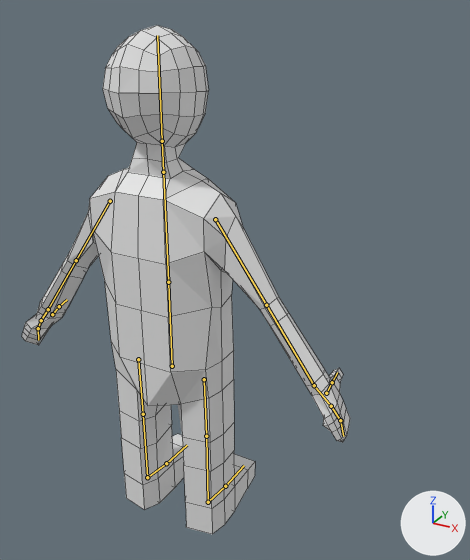
The Blender file models/heroes/omi.blend, before and after one commit.
The view is the same before and after, from a camera (50 mm lens) standing at (3.44, -5.42, 5.45) and looking at (0.49, -0.07, 2.77). The axes (+X, +Y, +Z) are drawn at lower right. The lights are the same throughout. The bones that bend it are drawn over the model as lines. Mesh edges are drawn as thin lines.
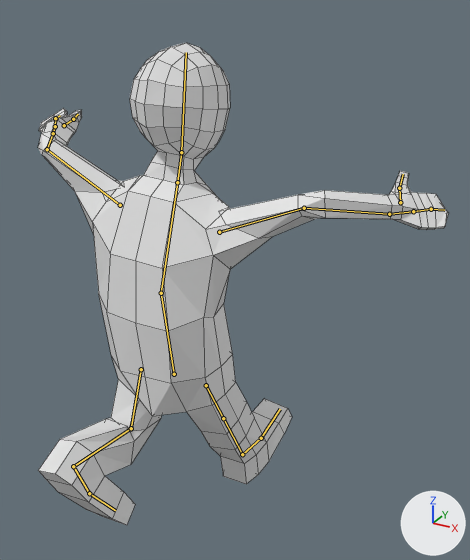
The newer file adds an action. The first version stands in its rest pose; the second is drawn at frame 10 of the action 'jumpDown'.

Scene script edits in JSON lines:
```json
{"block": "bone_torso", "where": "bone_torso = bpy.data.objects['Armature'].pose.bones['torso']"}
{"op": "set", "path": "bone_torso.location", "old": "(0.0, 0.0, 0.0)", "new": "(0.0, -0.11, -0.02)"}
{"op": "set", "path": "bone_torso.rotation_quaternion", "old": "(1.0, 0.0, 0.0, 0.0)", "new": "(0.999, 0.039, 0.007, 0.03)", "note": "degrees (0, 0, 0) -> degrees (4, 1, 3)"}
{"block": "bone_chest", "where": "bone_chest = bpy.data.objects['Armature'].pose.bones['chest']  # child of 'torso'"}
{"op": "set", "path": "bone_chest.rotation_quaternion", "old": "(1.0, 0.0, 0.0, 0.0)", "new": "(0.993, -0.114, -0.022, -0.03)", "note": "degrees (0, 0, 0) -> degrees (-13, -3, -3)"}
{"block": "bone_head", "where": "bone_head = bpy.data.objects['Armature'].pose.bones['head']  # child of 'neck'"}
{"op": "set", "path": "bone_head.rotation_quaternion", "old": "(1.0, 0.0, 0.0, 0.0)", "new": "(0.996, 0.089, 0.0, 0.0)", "note": "degrees (0, 0, 0) -> degrees (10, 0, 0)"}
{"block": "bone_upper_arm_l", "where": "bone_upper_arm_l = bpy.data.objects['Armature'].pose.bones['upper_arm.L']  # child of 'chest'"}
{"op": "set", "path": "bone_upper_arm_l.rotation_quaternion", "old": "(1.0, 0.0, 0.0, 0.0)", "new": "(0.713, 0.321, -0.191, 0.594)", "note": "degrees (0, 0, 0) -> degrees (18, -41, 73)"}
{"block": "bone_lower_arm_l", "where": "bone_lower_arm_l = bpy.data.objects['Armature'].pose.bones['lower_arm.L']  # child of 'upper_arm.L'"}
{"op": "set", "path": "bone_lower_arm_l.rotation_quaternion", "old": "(1.0, 0.0, 0.0, 0.0)", "new": "(0.749, 0.08, -0.316, -0.577)", "note": "degrees (0, 0, 0) -> degrees (32, -22, -82)"}
{"block": "bone_hand_2_l", "where": "bone_hand_2_l = bpy.data.objects['Armature'].pose.bones['hand_2.L']  # child of 'hand_1.L'"}
{"op": "set", "path": "bone_hand_2_l.rotation_quaternion", "old": "(1.0, 0.0, 0.0, 0.0)", "new": "(0.985, 0.136, -0.027, 0.105)", "note": "degrees (0, 0, 0) -> degrees (15, -5, 12)"}
{"block": "bone_thumb_1_l", "where": "bone_thumb_1_l = bpy.data.objects['Armature'].pose.bones['thumb_1.L']  # child of 'hand_1.L'"}
{"op": "set", "path": "bone_thumb_1_l.rotation_quaternion", "old": "(1.0, 0.0, 0.0, 0.0)", "new": "(0.888, -0.369, 0.275, -0.007)", "note": "degrees (0, 0, 0) -> degrees (-49, 29, -14)"}
{"block": "bone_thumb_2_l", "where": "bone_thumb_2_l = bpy.data.objects['Armature'].pose.bones['thumb_2.L']  # child of 'thumb_1.L'"}
{"op": "set", "path": "bone_thumb_2_l.rotation_quaternion", "old": "(1.0, 0.0, 0.0, 0.0)", "new": "(0.958, -0.275, -0.028, 0.071)", "note": "degrees (0, 0, 0) -> degrees (-32, -1, 9)"}
{"block": "bone_upper_arm_r", "where": "bone_upper_arm_r = bpy.data.objects['Armature'].pose.bones['upper_arm.R']  # child of 'chest'"}
{"op": "set", "path": "bone_upper_arm_r.rotation_quaternion", "old": "(1.0, 0.0, 0.0, 0.0)", "new": "(0.747, 0.447, 0.151, -0.468)", "note": "degrees (0, 0, 0) -> degrees (44, 40, -47)"}
{"block": "bone_lower_arm_r", "where": "bone_lower_arm_r = bpy.data.objects['Armature'].pose.bones['lower_arm.R']  # child of 'upper_arm.R'"}
{"op": "set", "path": "bone_lower_arm_r.rotation_quaternion", "old": "(1.0, 0.0, 0.0, 0.0)", "new": "(0.793, -0.052, 0.365, 0.485)", "note": "degrees (0, 0, 0) -> degrees (20, 39, 70)"}
{"block": "bone_hand_2_r", "where": "bone_hand_2_r = bpy.data.objects['Armature'].pose.bones['hand_2.R']  # child of 'hand_1.R'"}
{"op": "set", "path": "bone_hand_2_r.rotation_quaternion", "old": "(1.0, 0.0, 0.0, 0.0)", "new": "(0.99, 0.067, -0.012, -0.121)", "note": "degrees (0, 0, 0) -> degrees (8, 0, -14)"}
{"block": "bone_thumb_1_r", "where": "bone_thumb_1_r = bpy.data.objects['Armature'].pose.bones['thumb_1.R']  # child of 'hand_1.R'"}
{"op": "set", "path": "bone_thumb_1_r.rotation_quaternion", "old": "(1.0, 0.0, 0.0, 0.0)", "new": "(0.956, -0.162, -0.246, 0.002)", "note": "degrees (0, 0, 0) -> degrees (-21, -28, 5)"}
{"block": "bone_thumb_2_r", "where": "bone_thumb_2_r = bpy.data.objects['Armature'].pose.bones['thumb_2.R']  # child of 'thumb_1.R'"}
{"op": "set", "path": "bone_thumb_2_r.rotation_quaternion", "old": "(1.0, 0.0, 0.0, 0.0)", "new": "(0.989, -0.077, 0.089, -0.095)", "note": "degrees (0, 0, 0) -> degrees (-10, 9, -12)"}
{"block": "bone_leg_control_l", "where": "bone_leg_control_l = bpy.data.objects['Armature'].pose.bones['leg_control.L']"}
{"op": "set", "path": "bone_leg_control_l.location", "old": "(0.0, 0.0, 0.0)", "new": "(-0.13, -1.12, 1.22)"}
{"op": "set", "path": "bone_leg_control_l.rotation_quaternion", "old": "(1.0, 0.0, 0.0, 0.0)", "new": "(0.838, -0.535, -0.064, -0.091)", "note": "degrees (0, 0, 0) -> degrees (-65, -12, -5)"}
{"block": "bone_toes_control_l", "where": "bone_toes_control_l = bpy.data.objects['Armature'].pose.bones['toes_control.L']  # child of 'leg_control.L'"}
{"op": "set", "path": "bone_toes_control_l.rotation_quaternion", "old": "(1.0, 0.0, 0.0, 0.0)", "new": "(0.994, 0.107, 0.003, -0.004)", "note": "degrees (0, 0, 0) -> degrees (12, 0, 0)"}
{"block": "bone_leg_control_r", "where": "bone_leg_control_r = bpy.data.objects['Armature'].pose.bones['leg_control.R']"}
{"op": "set", "path": "bone_leg_control_r.location", "old": "(0.0, 0.0, 0.0)", "new": "(-0.01, 0.86, 0.04)"}
{"op": "set", "path": "bone_leg_control_r.rotation_quaternion", "old": "(1.0, 0.0, 0.0, 0.0)", "new": "(0.99, 0.124, 0.013, -0.063)", "note": "degrees (0, 0, 0) -> degrees (14, 2, -7)"}
{"block": "bone_toes_control_r", "where": "bone_toes_control_r = bpy.data.objects['Armature'].pose.bones['toes_control.R']  # child of 'leg_control.R'"}
{"op": "set", "path": "bone_toes_control_r.rotation_quaternion", "old": "(1.0, 0.0, 0.0, 0.0)", "new": "(0.991, 0.131, -0.029, -0.006)", "note": "degrees (0, 0, 0) -> degrees (15, -3, -1)"}
```

Location of each change, (x1, y1, x2, y2) in pixels of the pictures (470 x 560 px):
```json
{"object": "Cube", "change": "posed", "before": [22, 25, 350, 534], "after": [38, 43, 448, 525], "on screen": "25% wider"}
{"bone": "torso", "before": "(172, 366) to (168, 282)", "after": "(174, 374) to (161, 293)"}
{"bone": "chest", "before": "(168, 282) to (163, 172)", "after": "(161, 293) to (177, 182)"}
{"bone": "head", "before": "(162, 141) to (157, 35)", "after": "(181, 152) to (186, 52)"}
{"bone": "upper_arm.L", "before": "(110, 201) to (76, 260)", "after": "(120, 205) to (47, 149)"}
{"bone": "lower_arm.L", "before": "(76, 260) to (48, 309)", "after": "(47, 149) to (53, 133)"}
{"bone": "hand_2.L", "before": "(41, 320) to (38, 328)", "after": "(55, 126) to (55, 118)"}
{"bone": "thumb_1.L", "before": "(52, 314) to (59, 306)", "after": "(64, 125) to (73, 119)"}
{"bone": "thumb_2.L", "before": "(59, 306) to (67, 299)", "after": "(73, 119) to (78, 114)"}
{"bone": "upper_arm.R", "before": "(215, 219) to (266, 305)", "after": "(219, 232) to (304, 208)"}
{"bone": "lower_arm.R", "before": "(266, 305) to (314, 385)", "after": "(304, 208) to (389, 214)"}
{"bone": "hand_2.R", "before": "(331, 406) to (340, 420)", "after": "(413, 211) to (431, 209)"}
{"bone": "thumb_1.R", "before": "(326, 393) to (332, 382)", "after": "(400, 202) to (399, 188)"}
{"bone": "thumb_2.R", "before": "(332, 382) to (337, 372)", "after": "(399, 188) to (403, 174)"}
```
